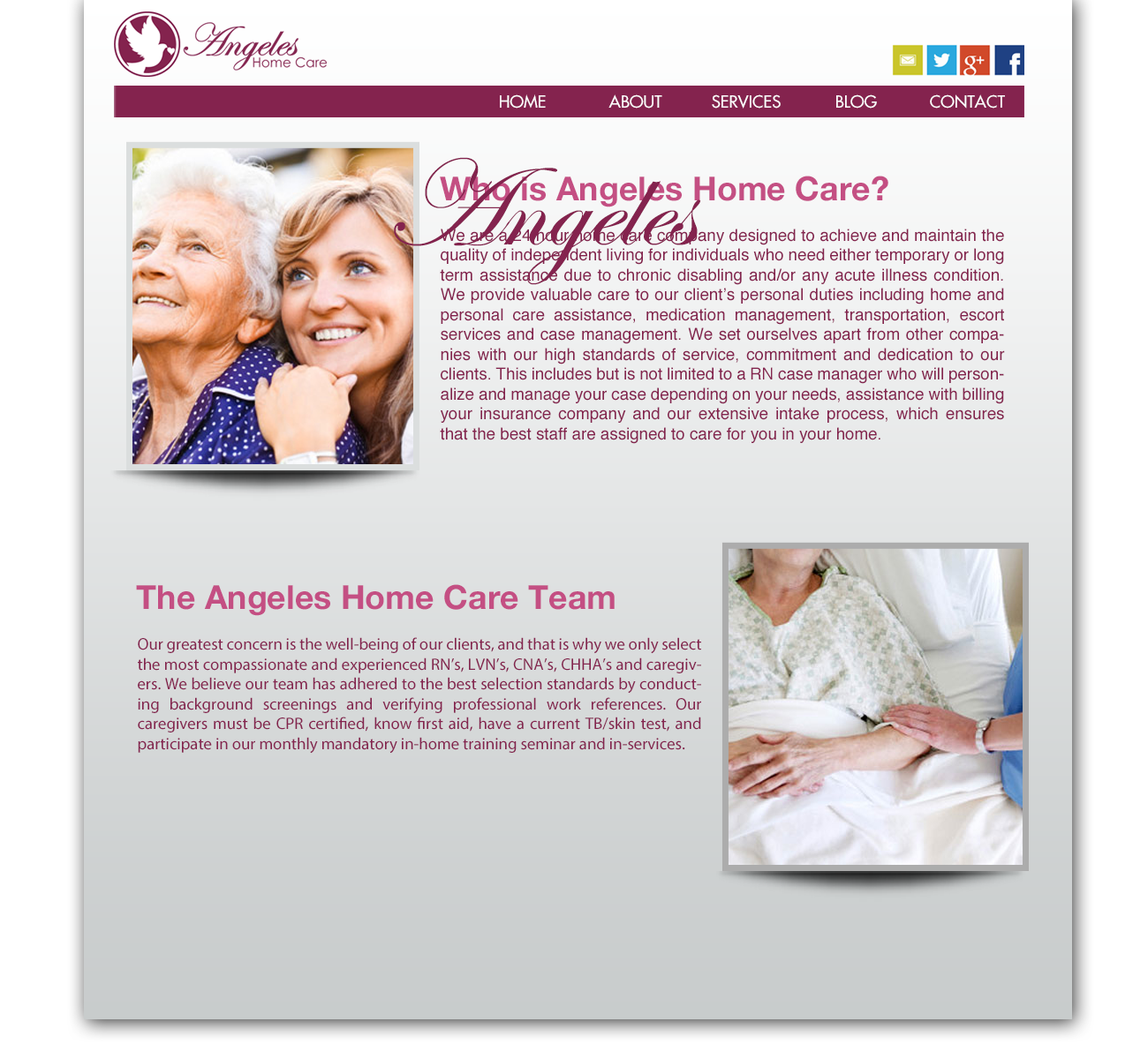
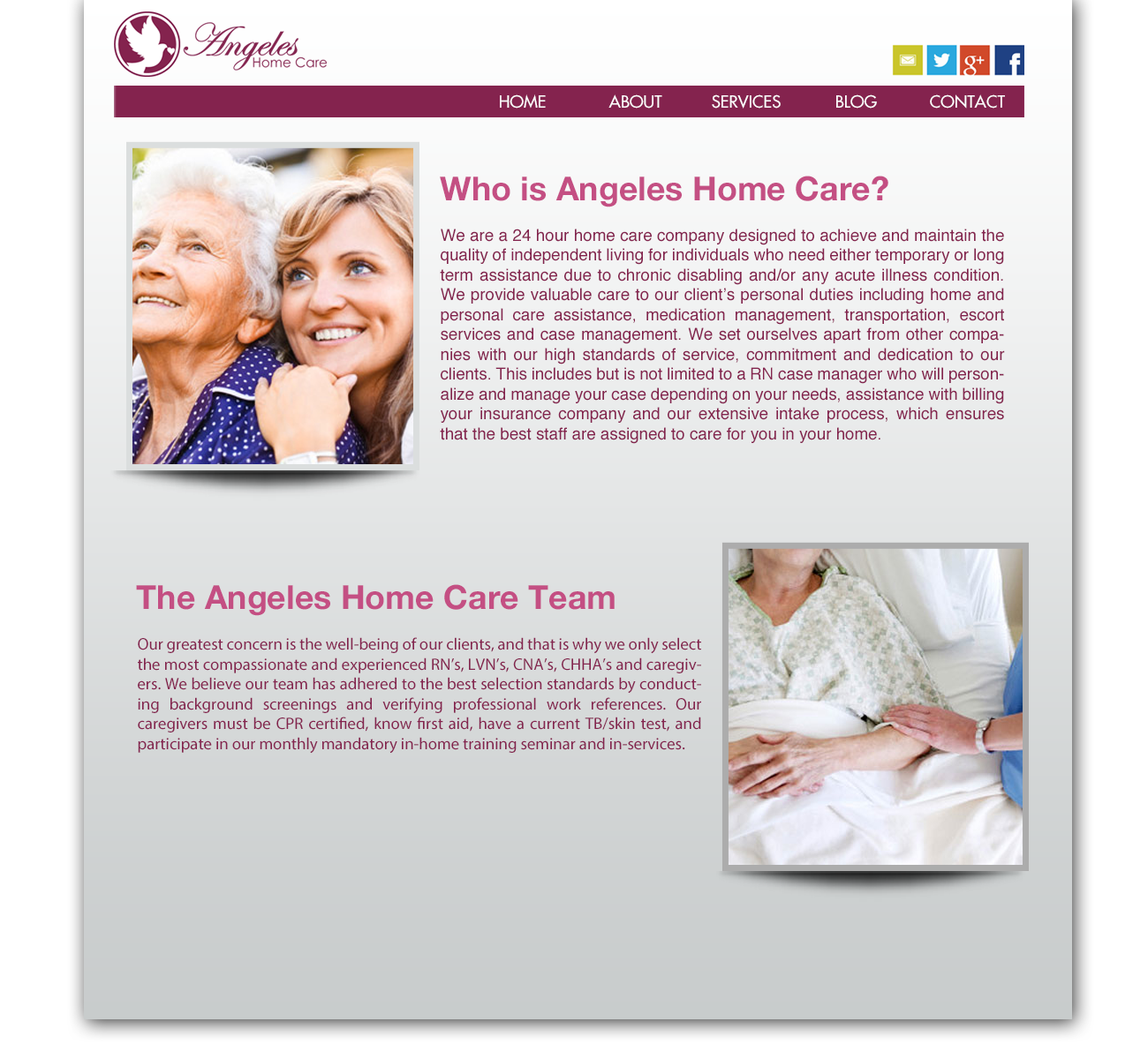
The second 1148 x 1059 image is a revision of the first. Changes to its layers:
removed layer "Angeles" over box(393, 157, 701, 286)
